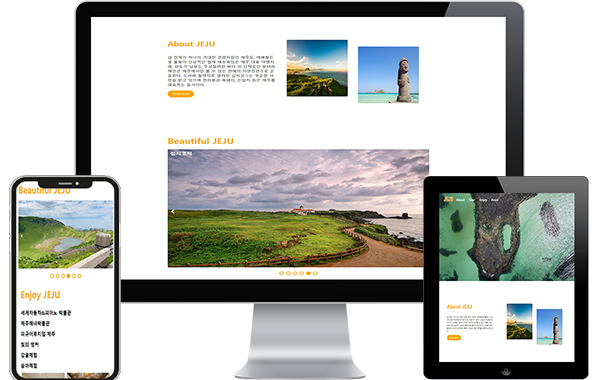
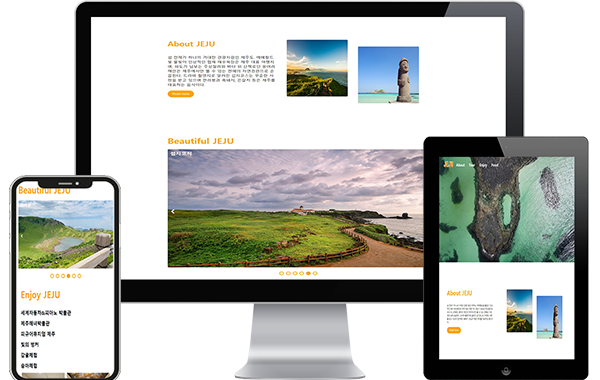
Revision of a layered (600, 380) image; what changed, layer by layer:
painted on "pf3-2" over [423, 136, 589, 380]
